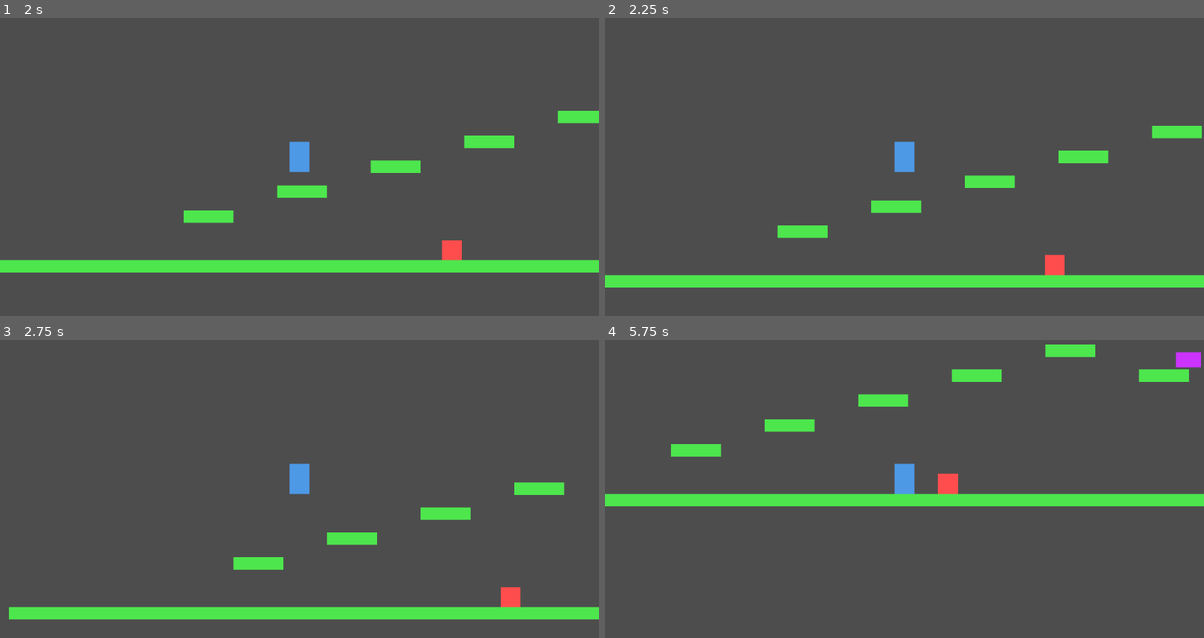
Above: before the commit, frames 1-4 (two rows, left to right).
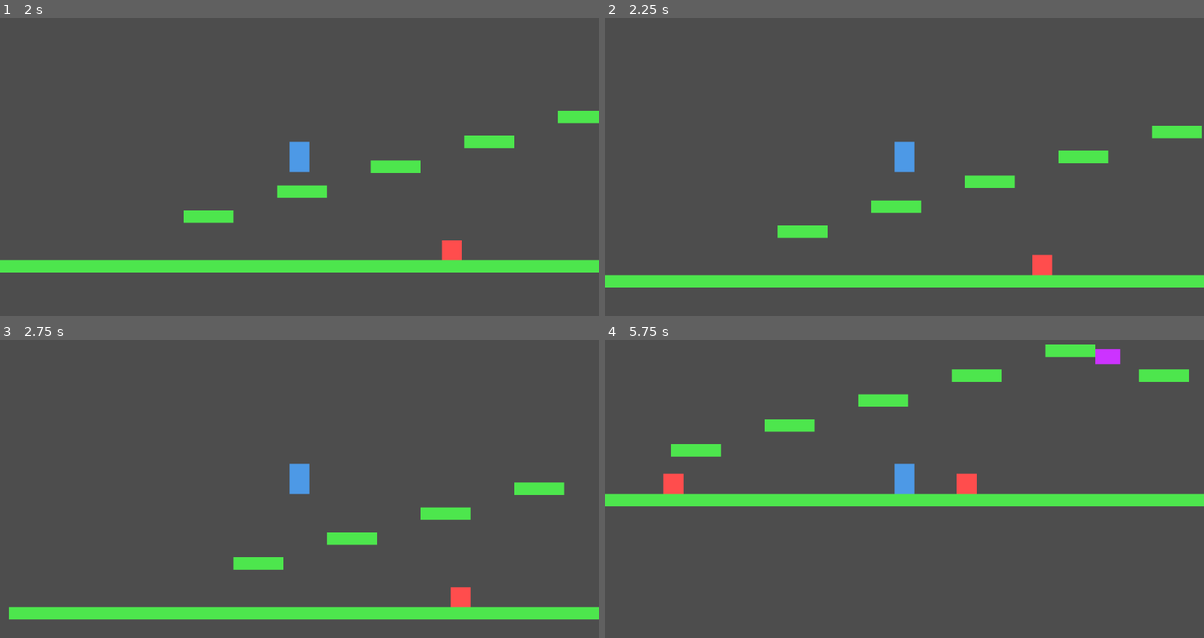
Above: after the commit, the same moments.

Repository: saidaquicaramba/Sonic-Game
Game: Godot game, scene res://scenes/levels/Level1.tscn
Two runs of this game, one before a commit and one after it. Both use one fixed random seed, a clock stepped at 60 frames per second and the inputs below.
Inputs:
- Up to frame 1 (2 s): hold D (move_right) from 0.53 s (still down); tap Space (jump) at 0.6, 0.77, 1.07, 1.35, 1.52, 1.82 s
- Up to frame 2 (2.25 s): release D (move_right) at 2.03 s; hold A (move_left) from 2.03 s (still down); tap Space (jump) at 2.1 s
- Up to frame 3 (2.75 s): keep holding A (move_left)
- Up to frame 4 (5.75 s): release A (move_left) at 2.78 s; hold D (move_right) 2.78-4.28 s; tap Space (jump) at 2.85, 3.02, 3.32, 3.6, 3.77, 4.07, 4.35, 4.52, 4.82, 5.1 s; hold A (move_left) 4.28-5.03 s; hold D (move_right) from 5.03 s (still down)

Frame 1 is identical in both runs. In frame 2, 0.3% of the frame differs, in the area x 71-77%, y 79-87%; in frame 3, 0.5%; in frame 4, 1.1%, in the area x 9-100%, y 3-52%.

Commit message:
🎮 Ajuste: Patrulhadores suaves + Voadores fluindo + Piranhas tipo Sonic (de baixo da tela, pulo alto, queda)

Diff:
--- a/sonic-godot-game-fixed/scripts/enemies/Enemy.gd
+++ b/sonic-godot-game-fixed/scripts/enemies/Enemy.gd
@@ -6,6 +6,7 @@
 
 var start_position = Vector2.ZERO
 var gravity = ProjectSettings.get_setting("physics/2d/default_gravity")
+var direction_locked = false
 
 func _ready():
 	set_collision_layer_value(3, true)  # Enemy layer
@@ -20,9 +21,15 @@
 	# Movimento contínuo
 	velocity.x = speed * direction
 
-	# Verificar limites de patrulha - inverte suavemente
-	if abs(global_position.x - start_position.x) > patrol_distance:
-		direction *= -1
+	# Verificar se atingiu o limite e inverter
+	if not direction_locked:
+		if abs(global_position.x - start_position.x) >= patrol_distance:
+			direction *= -1
+			direction_locked = true
+	else:
+		# Esperar até se afastar um pouco antes de permitir novo flip
+		if abs(global_position.x - start_position.x) < patrol_distance - 20:
+			direction_locked = false
 
 	move_and_slide()
 
--- a/sonic-godot-game-fixed/scripts/enemies/FlyingEnemy.gd
+++ b/sonic-godot-game-fixed/scripts/enemies/FlyingEnemy.gd
@@ -1,13 +1,14 @@
 extends CharacterBody2D
 
-@export var speed = 140.0
+@export var speed = 150.0
 @export var direction = 1
 @export var patrol_distance = 300.0
-@export var float_amplitude = 20.0
-@export var float_speed = 2.0
+@export var float_amplitude = 25.0
+@export var float_speed = 3.0
 
 var start_position = Vector2.ZERO
 var float_timer = 0.0
+var direction_locked = false
 
 func _ready():
 	set_collision_layer_value(5, true)  # Flying Enemy layer
@@ -17,11 +18,19 @@
 
 func _physics_process(delta):
 	# SEM gravidade - voa!
-	# Reseta velocity.y para calcular novo
 	velocity.y = 0
 
-	# Movimento horizontal
+	# Movimento horizontal com lock para evitar vibração
 	velocity.x = speed * direction
+
+	# Verificar limites de patrulha
+	if not direction_locked:
+		if abs(global_position.x - start_position.x) >= patrol_distance:
+			direction *= -1
+			direction_locked = true
+	else:
+		if abs(global_position.x - start_position.x) < patrol_distance - 20:
+			direction_locked = false
 
 	# Movimento vertical flutuante (onda suave)
 	float_timer += delta * float_speed
@@ -29,10 +38,6 @@
 
 	# Aplicar movimento
 	move_and_slide()
-
-	# Verificar limites de patrulha
-	if abs(global_position.x - start_position.x) > patrol_distance:
-		direction *= -1
 
 	# Detectar colisão com player
 	for i in get_slide_collision_count():
--- a/sonic-godot-game-fixed/scripts/enemies/PiranhaEnemy.gd
+++ b/sonic-godot-game-fixed/scripts/enemies/PiranhaEnemy.gd
@@ -1,15 +1,14 @@
 extends CharacterBody2D
 
-@export var speed = 0.0  # Sem movimento horizontal
-@export var jump_force = -320.0
-@export var jump_interval = 1.5
-@export var spawn_y_bottom = 750.0  # Vem de baixo
+@export var jump_force = -500.0  # Pulo bem alto
+@export var jump_interval = 3.0  # Intervalo entre pulos
+@export var screen_bottom = 720.0  # Posição Y máxima (fora da tela de baixo)
 @export var despawn_y = -100.0
 
 var gravity = ProjectSettings.get_setting("physics/2d/default_gravity")
 var jump_timer = 0.0
 var start_x = 0.0
-var is_moving_up = false
+var is_below_screen = true
 
 func _ready():
 	set_collision_layer_value(4, true)  # Piranha layer
@@ -17,33 +16,34 @@
 	set_collision_mask_value(1, true)   # Player
 
 	start_x = global_position.x
-	jump_timer = randf_range(0.3, jump_interval)
+	# Posiciona abaixo da tela no início
+	global_position.y = screen_bottom
+	jump_timer = randf_range(0.5, jump_interval)
 
 func _physics_process(delta):
-	# Verificar se está subindo (velocidade negativa = subindo)
-	if velocity.y < 0:
-		is_moving_up = true
-	elif velocity.y > 0:
-		is_moving_up = false
-
 	# Aplicar gravidade normalmente
 	if not is_on_floor():
 		velocity.y += gravity * delta
 
-	# SEM movimento horizontal
+	# SEM movimento horizontal - fica no mesmo X
 	velocity.x = 0
 
 	# Sistema de pulo automático
 	jump_timer -= delta
 	if jump_timer <= 0 and is_on_floor():
-		velocity.y = jump_force
-		jump_timer = jump_interval + randf_range(-0.2, 0.2)
+		velocity.y = jump_force  # Pulo alto
+		jump_timer = jump_interval + randf_range(-0.2, 0.3)
+		print("Piranha pula!")
 
 	move_and_slide()
 
 	# Despawnar se subiu demais (saiu pela tela de cima)
 	if global_position.y < despawn_y:
 		queue_free()
+
+	# Reposicionar abaixo da tela se caiu muito
+	if global_position.y > screen_bottom:
+		global_position.y = screen_bottom
 
 	# Detectar colisão com player
 	for i in get_slide_collision_count():
@@ -52,7 +52,7 @@
 
 		if collider and collider.is_in_group("player"):
 			var relative_y = collider.global_position.y - global_position.y
-			var is_above = relative_y < -12
+			var is_above = relative_y < -15
 			var is_descending = collider.velocity.y > 0
 
 			if is_above and is_descending:
